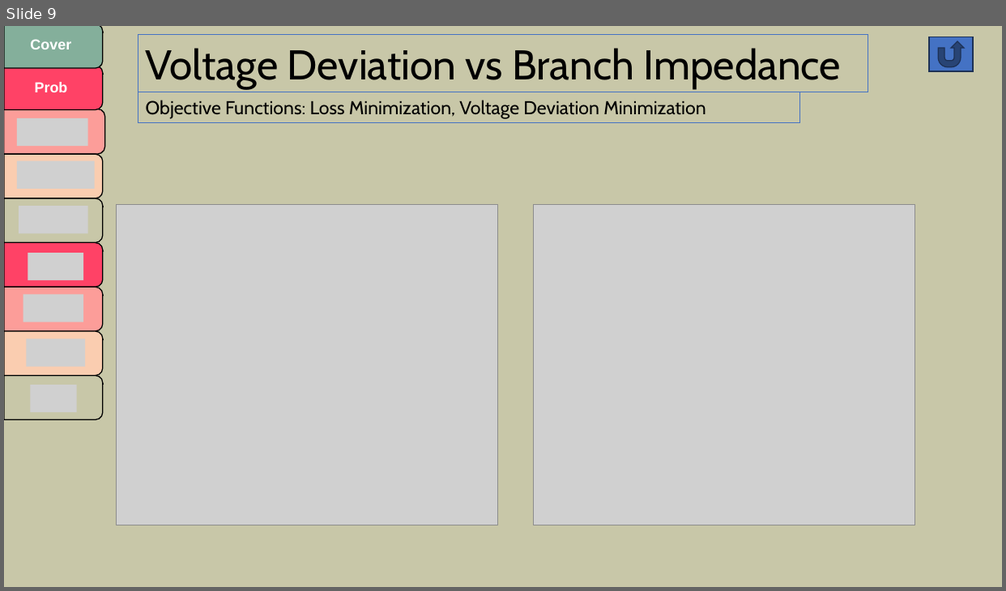
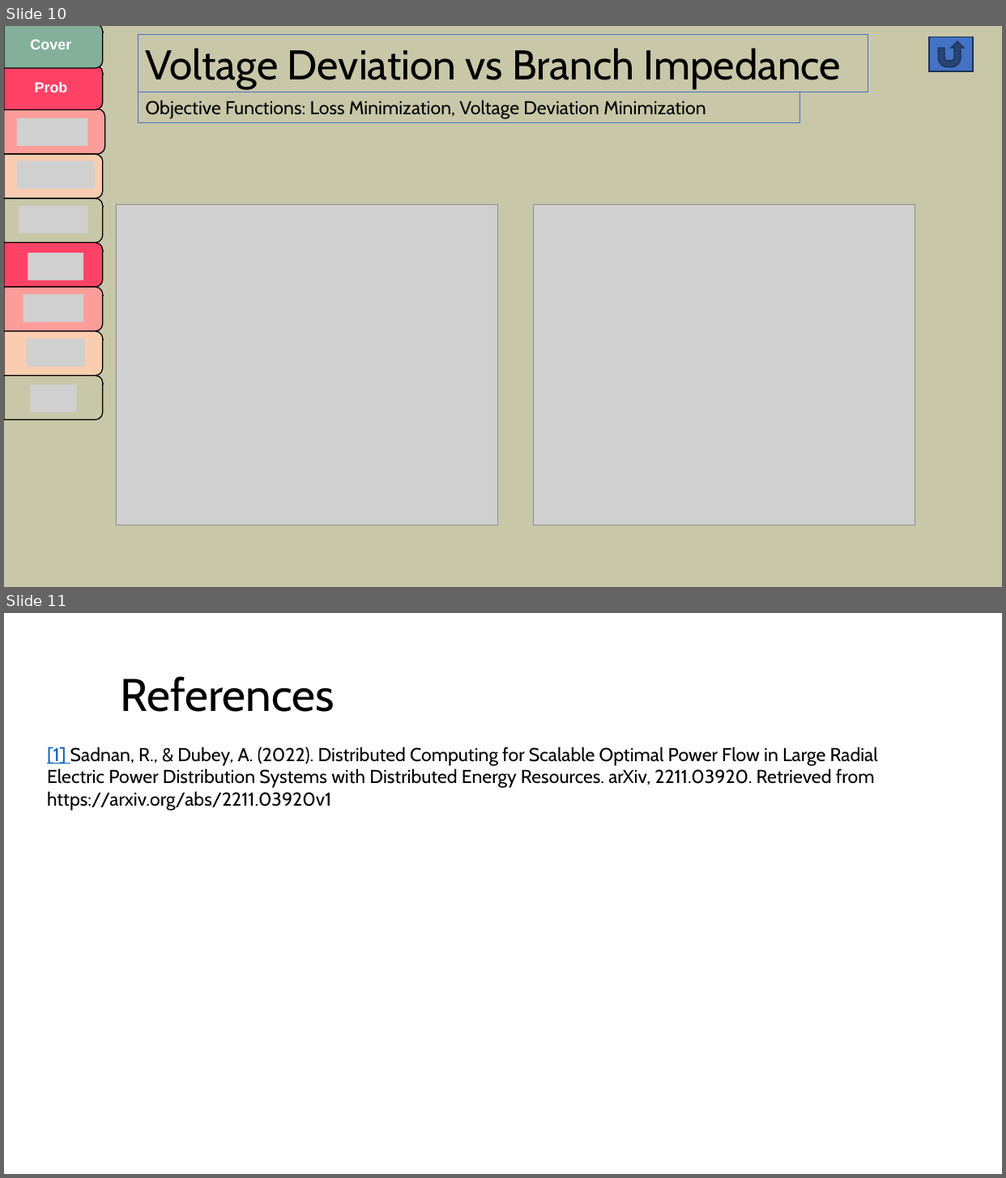
Before and after one commit to Realife-Brahmin/OriginalDocsHub-WSU-OneDrive, a slide deck: largeDistributionModelStudies_aryan_ritwajeet_jha.pptx. Shown one above the other, each under a label of ours: slide 9 before the commit, slides 10 and 11 after it. The pictures are 1006x591 and 1006x1178 pixels, drawn with LibreOffice and Linux fonts; fonts in the diff are those of the drawing; grey boxes stand for pictures. Boxes give left, top, right and bottom in pixels: in the first picture for what was removed or moved away, otherwise in the second. Text is boxed around its words. In the diff, an @@ line names an element or a change of style, - is before the commit and + after.

```diff
--- a/largeDistributionModelStudies_aryan_ritwajeet_jha.pptx
+++ b/largeDistributionModelStudies_aryan_ritwajeet_jha.pptx
@@ slide 11 added at [4, 613, 1002, 1174], background #FFFFFF @@
@@ text added at [120, 676, 334, 712], 44 pt, text #000000 @@
+References
@@ text added at [47, 747, 878, 811], 18 pt, text #000000 @@
+[1] Sadnan, R., & Dubey, A. (2022). Distributed Computing for Scalable Optimal Power Flow in Large Radial Electric Power Distribution Systems with Distributed Energy Resources. arXiv, 2211.03920. Retrieved from https://arxiv.org/abs/2211.03920v1
@@ what was slide 9 is now slide 10 @@
```
Also in this commit, not shown: 5 slides changed, 1 other slide added.
